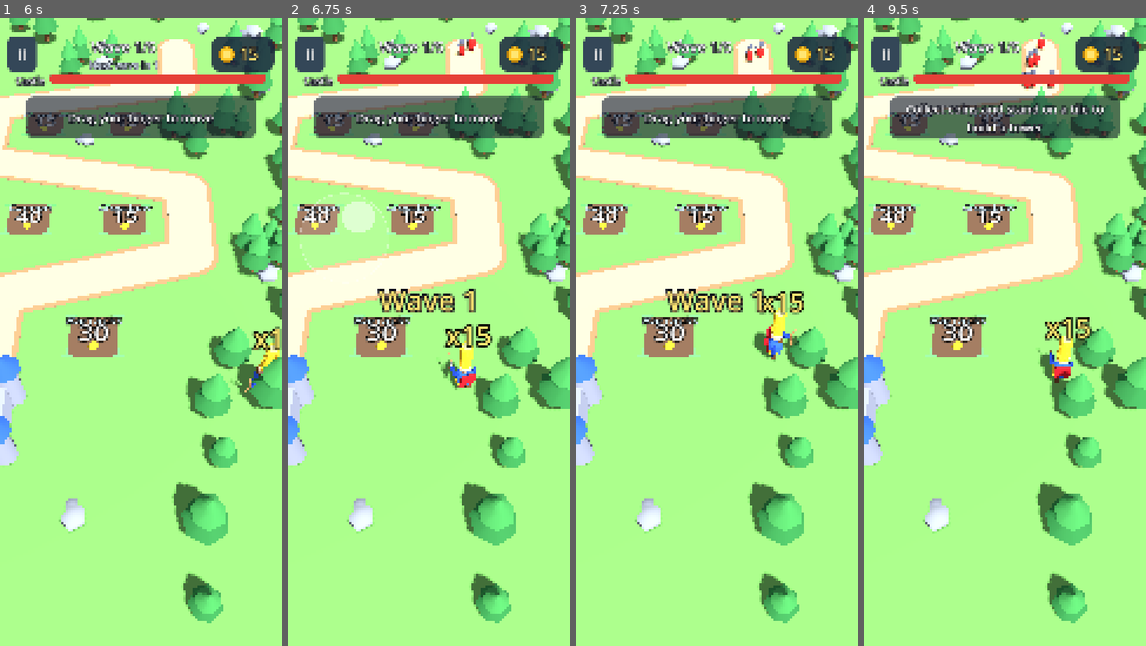
Above: before the commit, frames 1-4 (left to right).
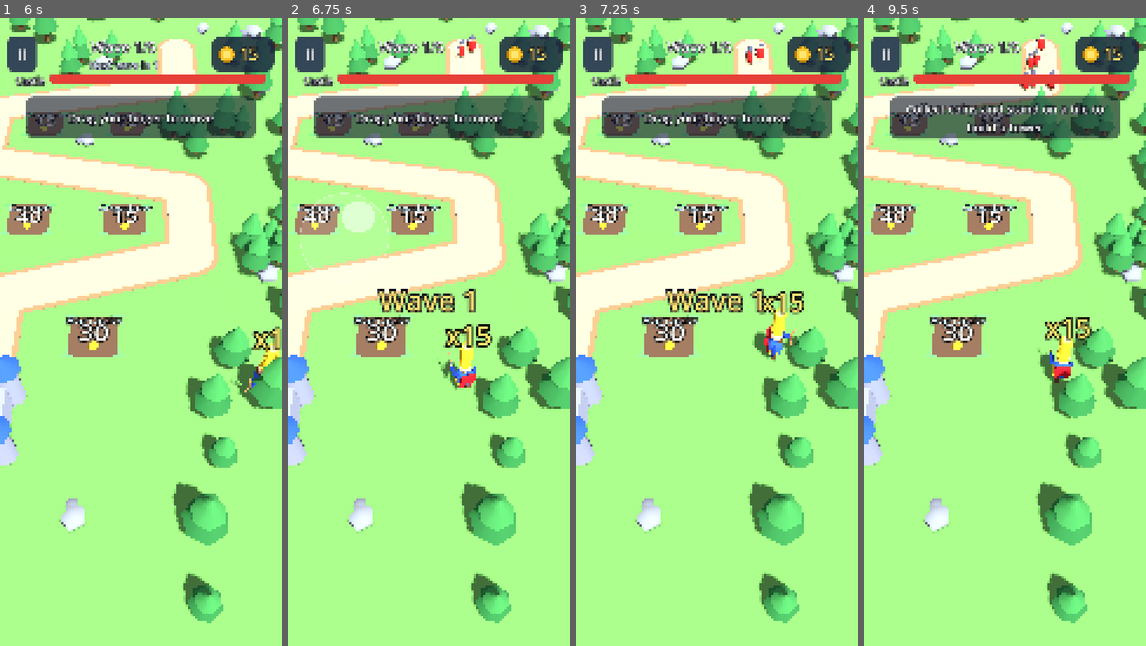
Above: after the commit, the same moments.

Repository: legioner666/Game-
Game: Godot game, scene res://main.tscn
The game is run twice, just before and just after one commit, with the same random seed, the same clock (stepped at 60 frames per second) and the same inputs.
Inputs (mouse positions are in pixels of both pictures, inside the frame that each line leads up to):
- Up to frame 1 (6 s): click "Play" at 0.5 s; click "II" at 1.25 s; click "Restart" at 2 s; tap Enter at 2.75 s; move the mouse to (203, 300) at 2.77 s; hold Right (ui_right) 2.78-3.5 s; click (203, 300) at 2.92 s; drag from (84, 363) to (126, 457) at 3.52 s; move the mouse to (169, 193) at 4.27 s; hold Right (ui_right) 4.28-5 s; tap Space at 5 s; drag from (126, 457) to (56, 237) at 5.02 s; move the mouse to (225, 426) at 5.77 s; hold Left (ui_left) from 5.78 s (still down)
- Up to frame 2 (6.75 s): release Left (ui_left) at 6.5 s; drag from (344, 237) to (386, 175) at 6.52 s
- Up to frame 3 (7.25 s): no input
- Up to frame 4 (9.5 s): move the mouse to (1019, 332) at 7.27 s; hold Down (ui_down) 7.28-8 s; click (1019, 332) at 7.42 s; drag from (962, 175) to (948, 363) at 8.02 s; move the mouse to (1067, 300) at 8.77 s; hold Up (ui_up) from 8.78 s (still down)

Frame 1 is identical in both runs. In frame 2, less than 0.1% of the frame differs, in the area x 59-67%, y 2-7%; in frame 3, less than 0.1%; in frame 4, 0.2%, in the area x 55-68%, y 2-12%.

Commit message:
Smooth enemy motion: interpolate path position, smooth corner yaw, idle ally bob
- Enemy position was quantized to 0.25 path samples (visible hopping); now lerped.
- Path yaw is low-pass filtered so enemies turn smoothly at corners.
- Allies only bob while walking.
- Report now records worst frame time and slow-frame count.

Co-Authored-By: Claude Sonnet 5.5 <noreply@anthropic.com>
Claude-Session: https://claude.ai/code/session_01Vo2zMfmpPBAjaiyM3QAnEB

Diff:
--- a/godot/game.gd
+++ b/godot/game.gd
@@ -16,6 +16,7 @@
 # ---------- Налаштування світу ----------
 
 const STEP := 0.25
+const YAW_WINDOW := 7
 const WAYPOINTS: Array[Vector3] = [
 	Vector3(7, 0, -17), Vector3(7, 0, -11), Vector3(-7, 0, -8), Vector3(-7, 0, -2),
 	Vector3(7, 0, 1), Vector3(7, 0, 7), Vector3(-4, 0, 10), Vector3(-4, 0, 15),
@@ -209,6 +210,7 @@
 	var swing := 0.0
 	var hurt := 0.0
 	var plate: Plate
+	var walk := 0.0
 	var phase := 0.0
 
 
@@ -320,6 +322,9 @@
 var _fps_n := 0
 var _fps_min := 999.0
 var _fps_t := 0.0
+var _frame_max := 0.0
+var _slow_frames := 0
+var _frames := 0
 
 # батчі
 var _b_enemy: Array = []
@@ -410,8 +415,32 @@
 	pts.append(WAYPOINTS[WAYPOINTS.size() - 1])
 	yaws.append(yaws[yaws.size() - 1])
 	_samples = pts
-	_yaws = yaws
+	# згладжуємо кут повороту вздовж стежки, щоб на кутах вороги повертались плавно
+	var sm := PackedFloat32Array()
+	sm.resize(yaws.size())
+	for i in yaws.size():
+		var sx := 0.0
+		var sz := 0.0
+		for j in range(maxi(0, i - YAW_WINDOW), mini(yaws.size() - 1, i + YAW_WINDOW) + 1):
+			sx += sin(yaws[j])
+			sz += cos(yaws[j])
+		sm[i] = atan2(sx, sz)
+	_yaws = sm
 	_total = (pts.size() - 1) * STEP
+
+
+func _path_pos(d: float) -> Vector3:
+	var f := maxf(d, 0.0) / STEP
+	var i := mini(int(f), _samples.size() - 1)
+	var j := mini(i + 1, _samples.size() - 1)
+	return _samples[i].lerp(_samples[j], f - float(i))
+
+
+func _path_yaw(d: float) -> float:
+	var f := maxf(d, 0.0) / STEP
+	var i := mini(int(f), _yaws.size() - 1)
+	var j := mini(i + 1, _yaws.size() - 1)
+	return lerp_angle(_yaws[i], _yaws[j], f - float(i))
 
 
 func _dist_to_path(p: Vector3) -> float:
@@ -841,7 +870,7 @@
 
 func _report_end(result: String) -> void:
 	var fps_avg := _fps_sum / maxf(1.0, float(_fps_n))
-	Report.ev(_play_time, "summary", "result=%s wave=%d base=%d collected=%d spent=%d lost_on_ground=%d leaked=%d pauses=%d fps_avg=%.0f fps_min=%.0f" % [result, _wave + 1, _base_hp, _total_collected, _spent, _lost_coins, _leaks_total, _pause_count, fps_avg, minf(_fps_min, fps_avg)])
+	Report.ev(_play_time, "summary", "result=%s wave=%d base=%d collected=%d spent=%d lost_on_ground=%d leaked=%d pauses=%d fps_avg=%.0f fps_min=%.0f worst_frame_ms=%.0f frames_over_25ms=%d/%d" % [result, _wave + 1, _base_hp, _total_collected, _spent, _lost_coins, _leaks_total, _pause_count, fps_avg, minf(_fps_min, fps_avg), _frame_max * 1000.0, _slow_frames, _frames])
 	Report.end_run(result)
 
 
@@ -954,6 +983,11 @@
 		_render_all(delta)
 		_check_shots()
 		return
+	_frames += 1
+	if _play_time > 2.0:
+		_frame_max = maxf(_frame_max, delta)
+		if delta > 0.025:
+			_slow_frames += 1
 	_fps_t += delta
 	if _fps_t >= 1.0:
 		_fps_t = 0.0
@@ -1125,7 +1159,6 @@
 
 func _update_enemies(delta: float) -> void:
 	var n := e_id.size()
-	var last_idx := _samples.size() - 1
 	for i in n:
 		var spd := e_spd[i]
 		var slow := e_slow[i]
@@ -1134,7 +1167,7 @@
 			e_slow[i] = slow - delta
 		var d := e_dist[i] + spd * delta
 		e_dist[i] = d
-		var sp := _samples[mini(int(d / STEP), last_idx)]
+		var sp := _path_pos(d)
 		var px := sp.x + e_ox[i]
 		var pz := sp.z + e_oz[i]
 		e_px[i] = px
@@ -1297,7 +1330,7 @@
 	var dur := clampf(from.distance_to(dest) / 13.0, 0.45, 1.0)
 	var ahead := e_dist[tgt] + e_spd[tgt] * dur
 	if ahead < _total:
-		var sp := _samples[mini(int(ahead / STEP), _samples.size() - 1)]
+		var sp := _path_pos(ahead)
 		dest = Vector3(sp.x + e_ox[tgt], 0.0, sp.z + e_oz[tgt])
 	var b := Ball.new()
 	b.start = from
@@ -1431,7 +1464,9 @@
 		to.y = 0.0
 		var dist := to.length()
 		var stop := 0.8 if engaged else 0.2
-		if dist > stop:
+		var moving := dist > stop
+		a.walk = move_toward(a.walk, 1.0 if moving else 0.0, delta * 6.0)
+		if moving:
 			a.pos += to / dist * minf(ALLY_SPEED * delta, dist - stop * 0.5)
 			a.yaw = lerp_angle(a.yaw, atan2(-to.x, -to.z), 1.0 - exp(-12.0 * delta))
 		if engaged and dist < 1.25 and a.cd <= 0.0:
@@ -1659,11 +1694,10 @@
 	var toward_cam := Vector3(0, 0.82, 0.57)
 	for i in e_id.size():
 		var t := e_type[i]
-		var idx := mini(int(e_dist[i] / STEP), _samples.size() - 1)
 		var bob := absf(sin(_time * 9.0 + e_ph[i]))
 		var sc: float = E_SCALE[t]
 		var pos := Vector3(e_px[i], bob * 0.1, e_pz[i])
-		_b_enemy[t].add(pos, _yaws[idx], sc, sc * (1.0 + bob * 0.07), sc)
+		_b_enemy[t].add(pos, _path_yaw(e_dist[i]), sc, sc * (1.0 + bob * 0.07), sc)
 		if t == 2:
 			var ratio := clampf(e_hp[i] / float(E_HP[2]), 0.0, 1.0)
 			var bp := Vector3(e_px[i] - 0.75, 2.9, e_pz[i]) + toward_cam * 0.5
@@ -1678,7 +1712,7 @@
 func _render_allies() -> void:
 	_b_ally.begin()
 	for a in _allies:
-		var bob := absf(sin(_time * 10.0 + a.phase)) * 0.08
+		var bob: float = absf(sin(_time * 10.0 + a.phase)) * 0.08 * a.walk
 		var sy: float = 1.0 + a.swing * 0.12
 		_b_ally.add(a.pos + Vector3(0, bob, 0), a.yaw, 1.0 + a.hurt * 0.4, sy, 1.0 + a.swing * 0.15)
 	_b_ally.end()
